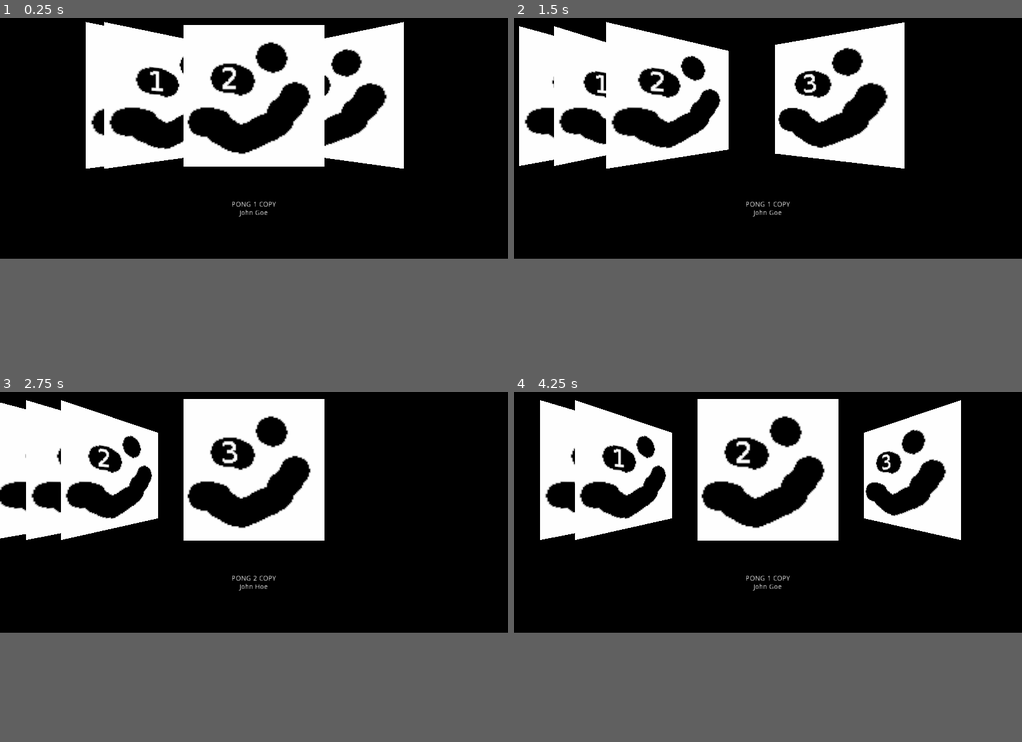
Above: before the commit, frames 1-4 (two rows, left to right).
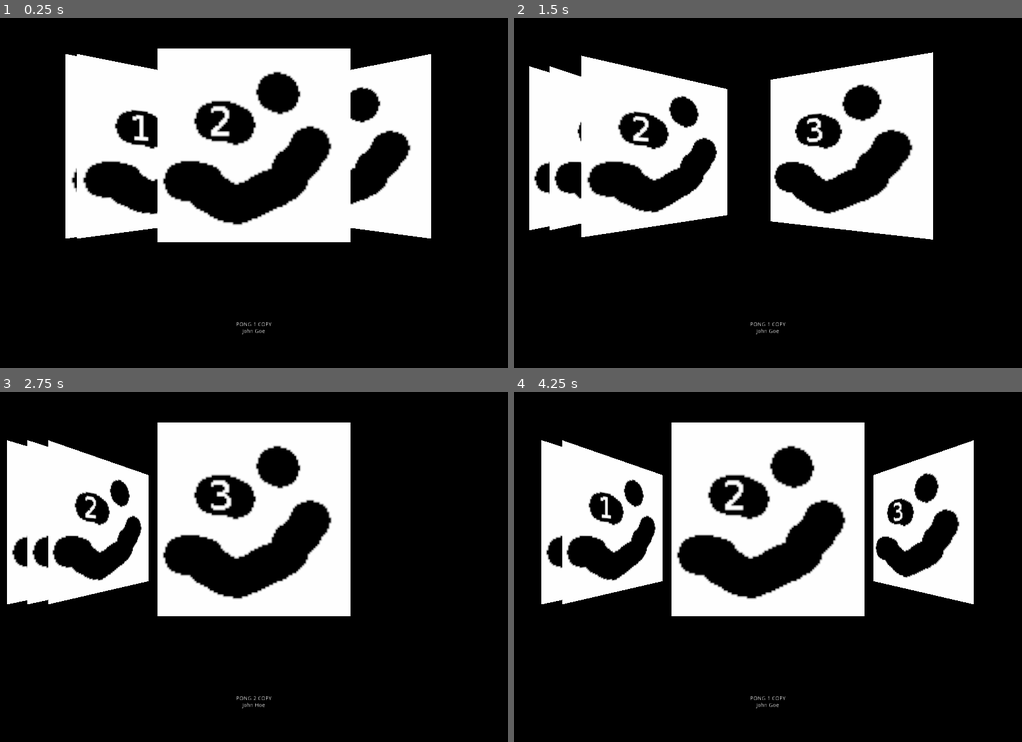
Above: after the commit, the same moments.

Repository: dedekm/fikmat_menu
Game: Godot game, scene res://src/Main.tscn
Two runs of this game, one before a commit and one after it. Both use one fixed random seed, a clock stepped at 60 frames per second and the inputs below.
Inputs:
- Up to frame 1 (0.25 s): no input
- Up to frame 2 (1.5 s): tap Enter at 0.5, 0.6, 1.35 s; hold Right 0.53-1.28 s; hold Left from 1.28 s (still down)
- Up to frame 3 (2.75 s): release Left at 2.03 s; hold Right from 2.03 s (still down); tap Enter at 2.1 s
- Up to frame 4 (4.25 s): tap Enter at 2.85, 3.6 s; tap Space at 3.5 s; release Right at 3.53 s; hold Left from 3.53 s (still down)
In our replay, the window is 800x468 before the commit and 800x640 after it. These sizes can differ from the game's own. Grey fills any space a smaller window leaves; there, only what the larger window draws over its background counts as a difference.

The runs differ from the first frame. In frame 1, 25% of the frame differs, in the area x 12-85%, y 1-91%; in frame 2, 24%; in frame 3, 24%; in frame 4, 29%, in the area x 5-91%, y 1-91%.

Commit message:
change app resolution, tweak thumb positions

Diff:
--- a/project.godot
+++ b/project.godot
@@ -10,9 +10,14 @@
 
 [application]
 
-config/name="Fik Machine"
+config/name="Fikmat Menu"
 run/main_scene="res://src/Main.tscn"
 config/icon="res://icon.png"
+
+[display]
+
+window/size/width=1280
+window/size/height=1024
 
 [physics]
 
--- a/src/Main.gd
+++ b/src/Main.gd
@@ -56,14 +56,14 @@
 
 func _update_thumbs() -> void:
   for i in games.size():
-    var x = 2 + 0.5 * abs(i - index)
+    var x = 2 + 0.25 * abs(i - index)
     var thumb = thumbs[i]
 
     if i < index:
-      _interpolate_thumb_translation(thumb, -1 * x, -1)
+      _interpolate_thumb_translation(thumb, -1 * x, -1.5)
       _interpolate_thumb_rotation(thumb, 75)
     elif i > index:
-      _interpolate_thumb_translation(thumb, x, -1)
+      _interpolate_thumb_translation(thumb, x, -1.5)
       _interpolate_thumb_rotation(thumb, -75)
     else:
       _interpolate_thumb_translation(thumb, 0, 0)
Not shown, changed: fikmat_daemon.service.tt
